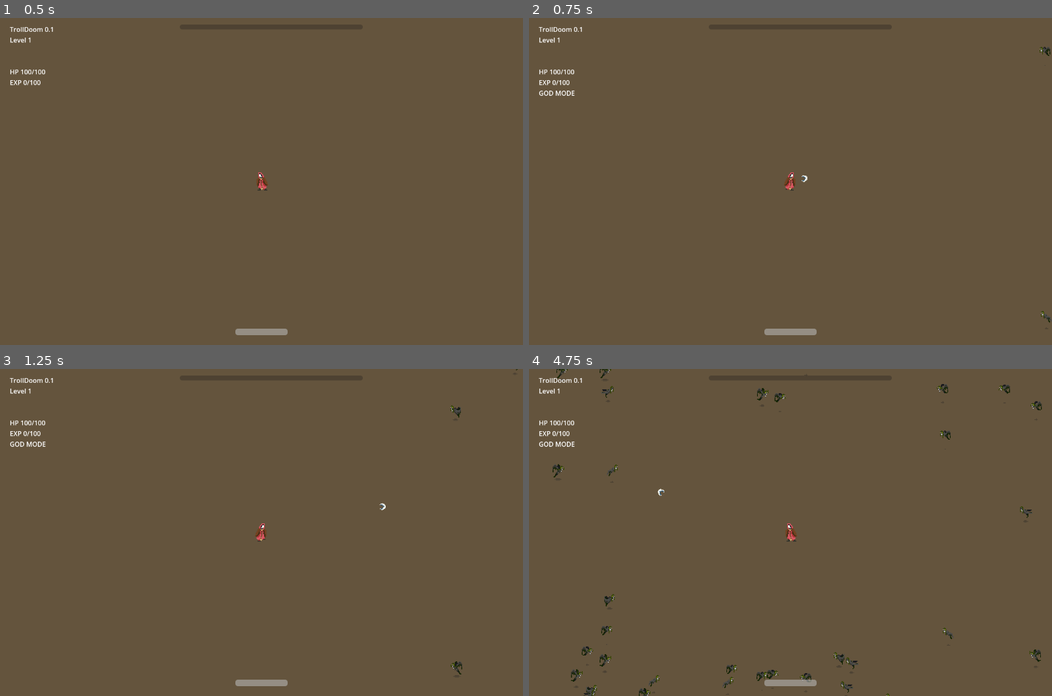
Above: before the commit, frames 1-4 (two rows, left to right).
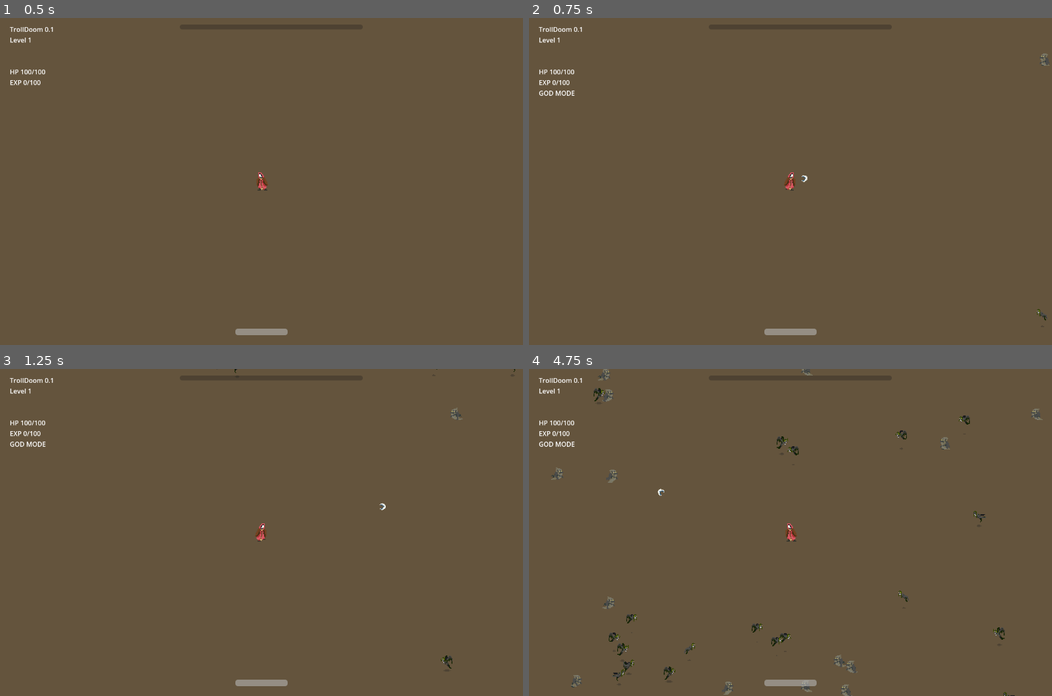
Above: after the commit, the same moments.

Repository: milestone-dev/ld55
Game: Godot game, scene res://scenes/main.tscn
Same seed, same stepped clock (60 frames per second), same inputs: the game is played once before the commit and once after it.
Inputs (mouse positions are in pixels of both pictures, inside the frame that each line leads up to):
- Up to frame 1 (0.5 s): no input
- Up to frame 2 (0.75 s): tap Enter at 0.5 s; move the mouse to (905, 165) at 0.52 s; hold D (move_right) from 0.53 s (still down); tap M (dev_godmode) at 0.6 s; click (905, 165) at 0.67 s
- Up to frame 3 (1.25 s): keep holding D (move_right); tap Space at 0.77 s
- Up to frame 4 (4.75 s): release D (move_right) at 1.25 s; drag from (685, 548) to (790, 532) at 1.27 s; move the mouse to (842, 460) at 2.02 s; hold D (move_right) 2.03-2.75 s; tap M (dev_godmode) at 2.1, 3.6 s; drag from (764, 597) to (633, 483) at 2.77 s; move the mouse to (947, 581) at 3.52 s; hold A (move_left) 3.53-4.25 s; tap Space at 3.77 s; drag from (633, 483) to (790, 532) at 4.27 s

Frame 1 is identical in both runs. In frame 2, less than 0.1% of the frame differs, in the area x 97-100%, y 8-94%; in frame 3, 0.1%; in frame 4, 1.8%, in the area x 4-99%, y 0-100%.

Commit message:
mobtypes

Diff:
--- /dev/null
+++ b/resources/mobtypes/gradvarg.tres
@@ -0,0 +1,14 @@
+[gd_resource type="Resource" script_class="Mobtype" load_steps=3 format=3 uid="uid://vn0kr4krmowu"]
+
+[ext_resource type="Script" path="res://scripts/mobtype.gd" id="1_5578u"]
+[ext_resource type="Texture2D" uid="uid://dqxlbdf7d7n4w" path="res://assets/sprites/NMY-Gradvarg-Sheet.png" id="2_q28wg"]
+
+[resource]
+script = ExtResource("1_5578u")
+max_hp = 100
+speed = 1000
+attack_damage = 5
+attack_cooldown_max = 0.3
+attack_range = 8
+exp = 5
+sprite = ExtResource("2_q28wg")
--- /dev/null
+++ b/resources/mobtypes/vittra.tres
@@ -0,0 +1,14 @@
+[gd_resource type="Resource" script_class="Mobtype" load_steps=3 format=3 uid="uid://civxbl4pyvcnd"]
+
+[ext_resource type="Script" path="res://scripts/mobtype.gd" id="1_20pmk"]
+[ext_resource type="Texture2D" uid="uid://bd1dveiihl6g0" path="res://assets/sprites/NMY-VITTRA-Sheet.png" id="2_es0np"]
+
+[resource]
+script = ExtResource("1_20pmk")
+max_hp = 100
+speed = 2000
+attack_damage = 5
+attack_cooldown_max = 0.3
+attack_range = 8
+exp = 5
+sprite = ExtResource("2_es0np")
--- a/scenes/mob.tscn
+++ b/scenes/mob.tscn
@@ -1,7 +1,7 @@
 [gd_scene load_steps=18 format=3 uid="uid://fx4257b48mvr"]
 
 [ext_resource type="Script" path="res://scripts/mob.gd" id="1_8hhfd"]
-[ext_resource type="Texture2D" uid="uid://bd1dveiihl6g0" path="res://assets/sprites/NMY-VITTRA-Sheet.png" id="2_3fp5a"]
+[ext_resource type="Texture2D" uid="uid://dqxlbdf7d7n4w" path="res://assets/sprites/NMY-Gradvarg-Sheet.png" id="2_cieve"]
 
 [sub_resource type="CircleShape2D" id="CircleShape2D_so115"]
 radius = 16.0
@@ -178,7 +178,7 @@
 
 [node name="Sprite2D" type="Sprite2D" parent="."]
 texture_filter = 1
-texture = ExtResource("2_3fp5a")
+texture = ExtResource("2_cieve")
 hframes = 12
 frame = 7
 
--- a/scripts/main.gd
+++ b/scripts/main.gd
@@ -4,9 +4,14 @@
 @export var mob_scene : PackedScene
 @export var max_mobs : int = 25;
 
+var mobtypes: Array[Mobtype]
+
 # Called when the node enters the scene tree for the first time.
 func _ready():
 	print("Hello TrollDoom!")
+	for file_name : String in DirAccess.open("res://resources/mobtypes").get_files():
+		print ("Found Mobtype", file_name)
+		mobtypes.push_back(ResourceLoader.load("res://resources/mobtypes/" + file_name));
 
 # Called every frame. 'delta' is the elapsed time since the previous frame.
 func _process(delta):
@@ -23,6 +28,7 @@
 	if get_tree().get_nodes_in_group("mob").size() > max_mobs - 1: return;
 	if not mob_scene: return
 	var mob = mob_scene.instantiate();
+	mob.type = mobtypes.pick_random()
 	mob.position = _random_new_mob_position()
 	add_child(mob);
 
--- a/scripts/mob.gd
+++ b/scripts/mob.gd
@@ -1,34 +1,32 @@
 extends CharacterBody2D
 class_name Mob
 
-@export var max_hp = 100;
-@export var speed = 1000;
-@export var attack_damage = 5;
-@export var attack_cooldown_max = 0.3;
-@export var attack_range = 8;
 @export var animation_tree : AnimationTree;
-@export var exp : int = 5;
+
+var type: Mobtype
 
 var alive = true
-var hp = max_hp;
+var hp = 0;
 var attack_cooldown = 0;
 
 var player_target : Player;
 
 func _ready():
+	$Sprite2D.texture = type.sprite
 	player_target = get_tree().get_nodes_in_group("player")[0];
+	hp = type.max_hp
 
 func _physics_process(delta):
 	if !alive: return
-	if position.distance_to(player_target.position) < attack_range:
+	if position.distance_to(player_target.position) < type.attack_range:
 		if attack_cooldown <= 0:
-			attack_cooldown = attack_cooldown_max
-			player_target.take_damage(attack_damage)
+			attack_cooldown = type.attack_cooldown_max
+			player_target.take_damage(type.attack_damage)
 		else:
 			attack_cooldown -= delta
 
 	if position.distance_to(player_target.position) > 5:
-		velocity = (player_target.position - position).normalized() * speed * delta;
+		velocity = (player_target.position - position).normalized() * type.speed * delta;
 	else:
 		velocity = Vector2.ZERO
 	animation_tree.set("parameters/Walk/blend_position", velocity.x);
@@ -39,7 +37,7 @@
 	hp -= damage;
 	if hp <= 0:
 		die();
-		return exp;
+		return type.exp;
 	return 0;
 
 func die():
--- /dev/null
+++ b/scripts/mobtype.gd
@@ -0,0 +1,14 @@
+extends Resource
+class_name Mobtype
+
+@export var max_hp = 100;
+@export var speed = 1000;
+@export var attack_damage = 5;
+@export var attack_cooldown_max = 0.3;
+@export var attack_range = 8;
+@export var exp : int = 5;
+@export var sprite: Texture2D
+
+# Called when the node enters the scene tree for the first time.
+func _ready() -> void:
+	pass # Replace with function body.
Binary file added: assets/sprites/NMY-Gradvarg-Sheet.png
Not shown, added: assets/sprites/NMY-Gradvarg-Sheet.png.import
Not shown: 1 places in resources/spells/ragnarok.tres that only renumber resources
